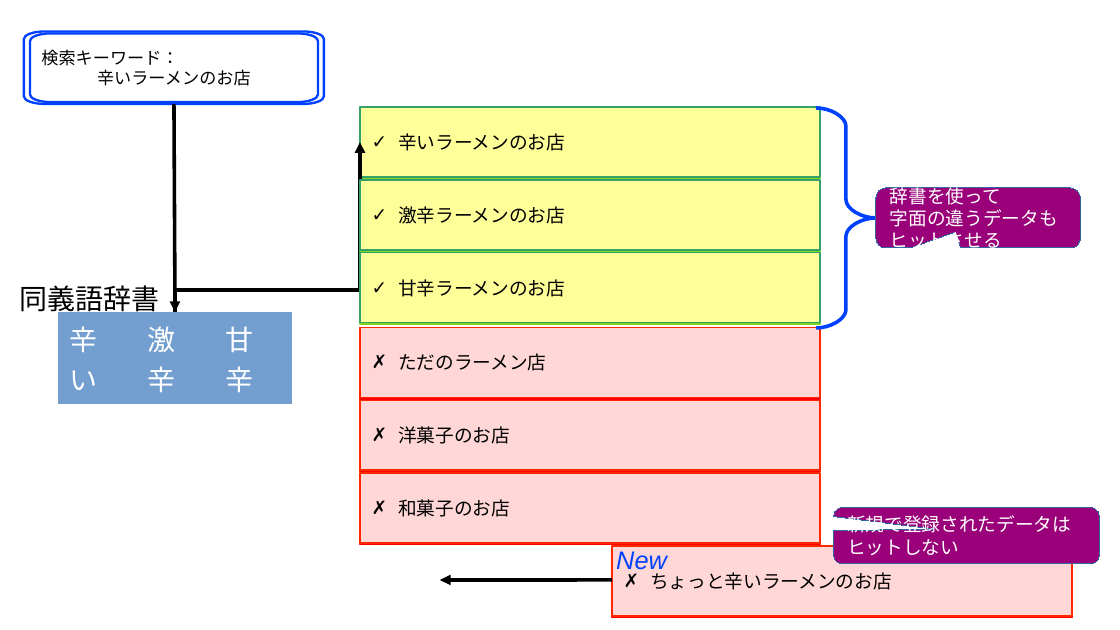
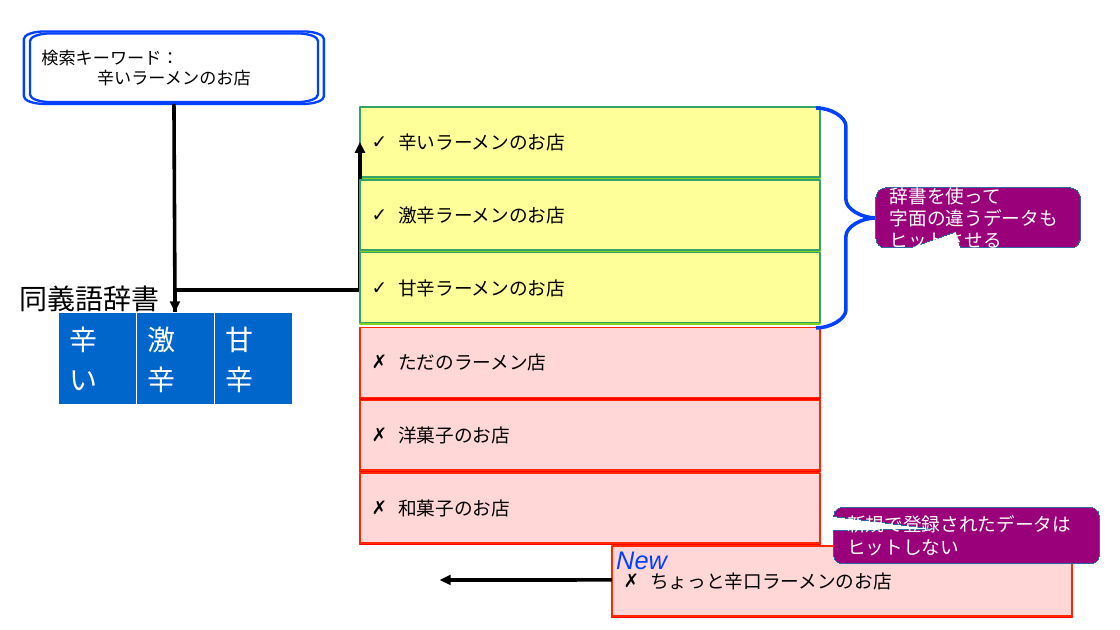
Before and after one commit to komainu8/rabbit-slide-komainu8-postgresql-conference-japan-2025, a slide deck: slide 3 of images.odp. Drawn at 1120x630 pixels with LibreOffice and Linux fonts; fonts in the diff are those of the drawing. Boxes give left, top, right and bottom in pixels: in the first picture for what was removed or moved away, otherwise in the second. Text is boxed around its words. In the diff, an @@ line names an element or a change of style, - is before the commit and + after.

```diff
--- a/images.odp
+++ b/images.odp
@@ table at [58,312,293,397] @@
@@ fill #729FCF to #0066CC in row 1 @@
@@ borders changed @@
@@ text in rectangle at [650,572,892,590]: text changed @@
-✗ ちょっと辛いラーメンのお店
+✗ ちょっと辛口ラーメンのお店
```
Also in this commit, not shown: 6 other slides changed, 4 other files.
